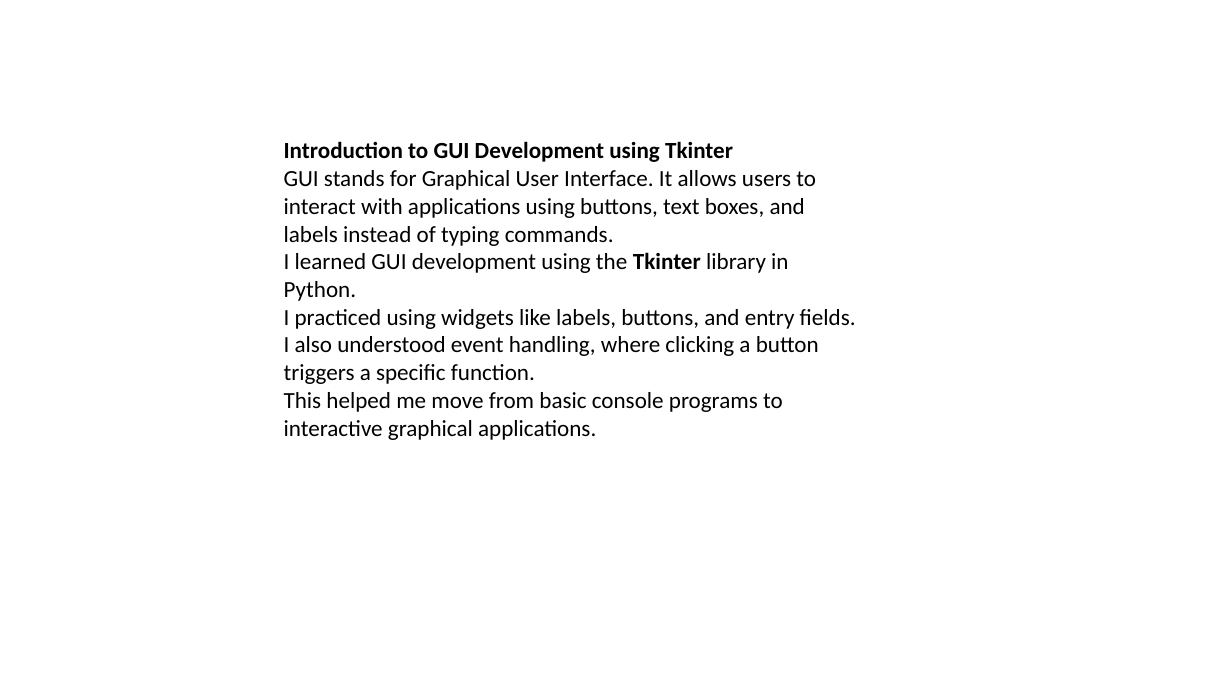
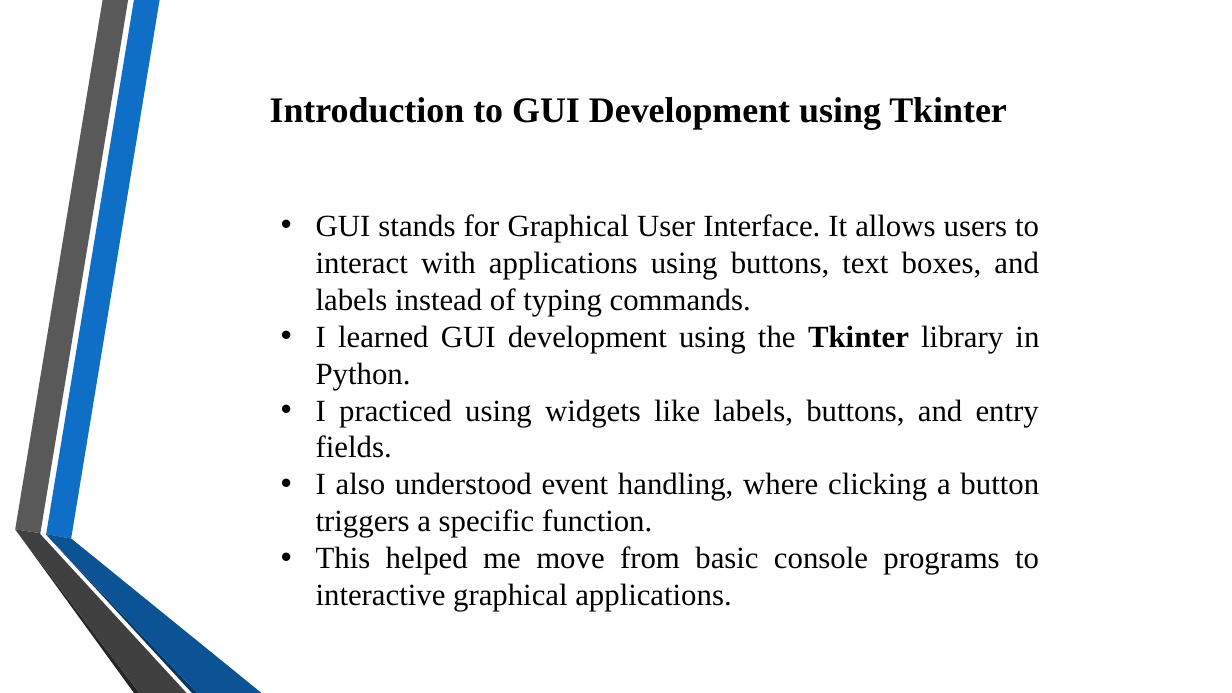
Before and after one commit to VaishnaviJadhav350/intern, a slide deck: slide 8 of Presentation 1 to 8.pptx. Drawn at 1232x693 pixels with LibreOffice and Linux fonts; fonts in the diff are those of the drawing; background and template pictures are left out. Boxes give left, top, right and bottom in pixels: in the first picture for what was removed or moved away, otherwise in the second. Text is boxed around its words. In the diff, an @@ line names an element or a change of style, - is before the commit and + after.

```diff
--- a/Presentation 1 to 8.pptx
+++ b/Presentation 1 to 8.pptx
@@ text added at <box>270,97,1007,129</box>, 28 pt, text #000000, bold @@
+Introduction to GUI Development using Tkinter
@@ text at <box>284,141,733,162</box>: paragraph removed @@
-Introduction to GUI Development using Tkinter
@@ text "GUI stands for Graphical User ...": place and size @@
-text "GUI stands for Graphical User ..." at <box>284,141,856,440</box>
+text "GUI stands for Graphical User ..." at <box>316,214,1039,611</box>
@@ text at <box>316,214,1039,611</box>: size 18 to 24 pt, font Calibri to Times New Roman in "GUI stands for Graphical User Interface. It ...", "I learned GUI development using the Tkinter ...", "This helped me move from basic console ..."; alignment left to justified; bullet none to • @@
@@ text at <box>316,399,1039,537</box>: text changed; size 18 to 24 pt; font Calibri to Times New Roman @@
-I practiced using widgets like labels, buttons, and entry fields.
-I also understood event handling, where clicking a button triggers a specific function.
+• I practiced using widgets like labels, buttons, and entry fields.
+• I also understood event handling, where clicking a button triggers a specific function.
@@ group added at <box>15,0,262,693</box>: 6 freeform shapes @@
```
Also in this commit, not shown: 23 other slides changed, 4 other files.
